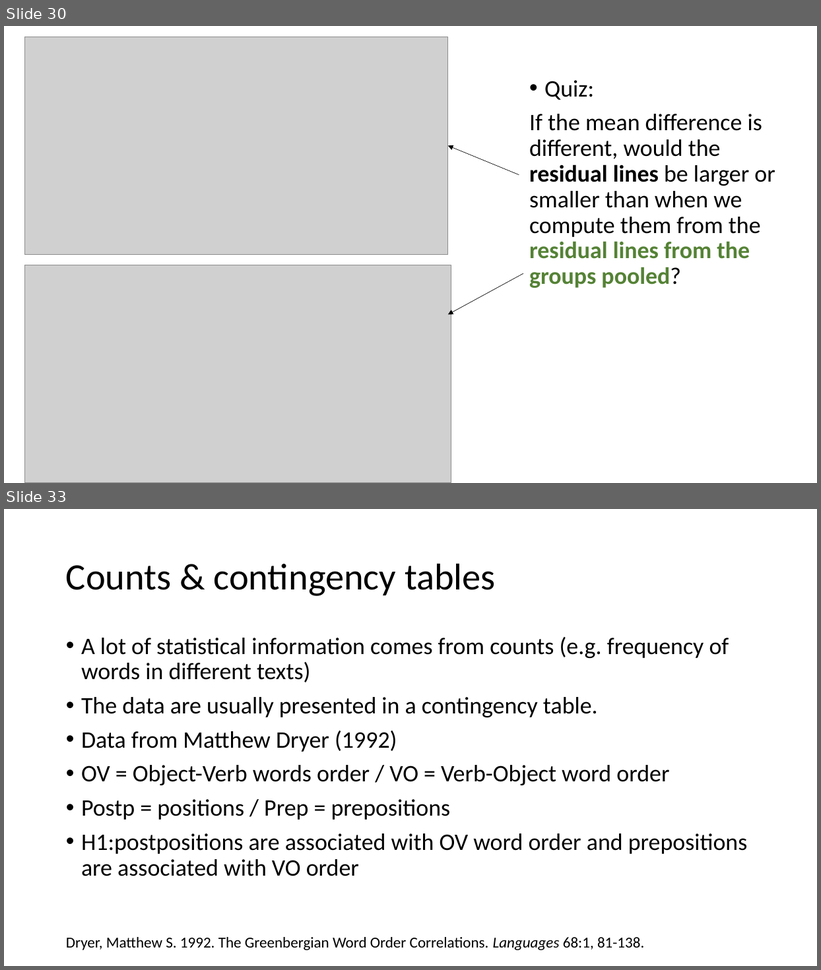
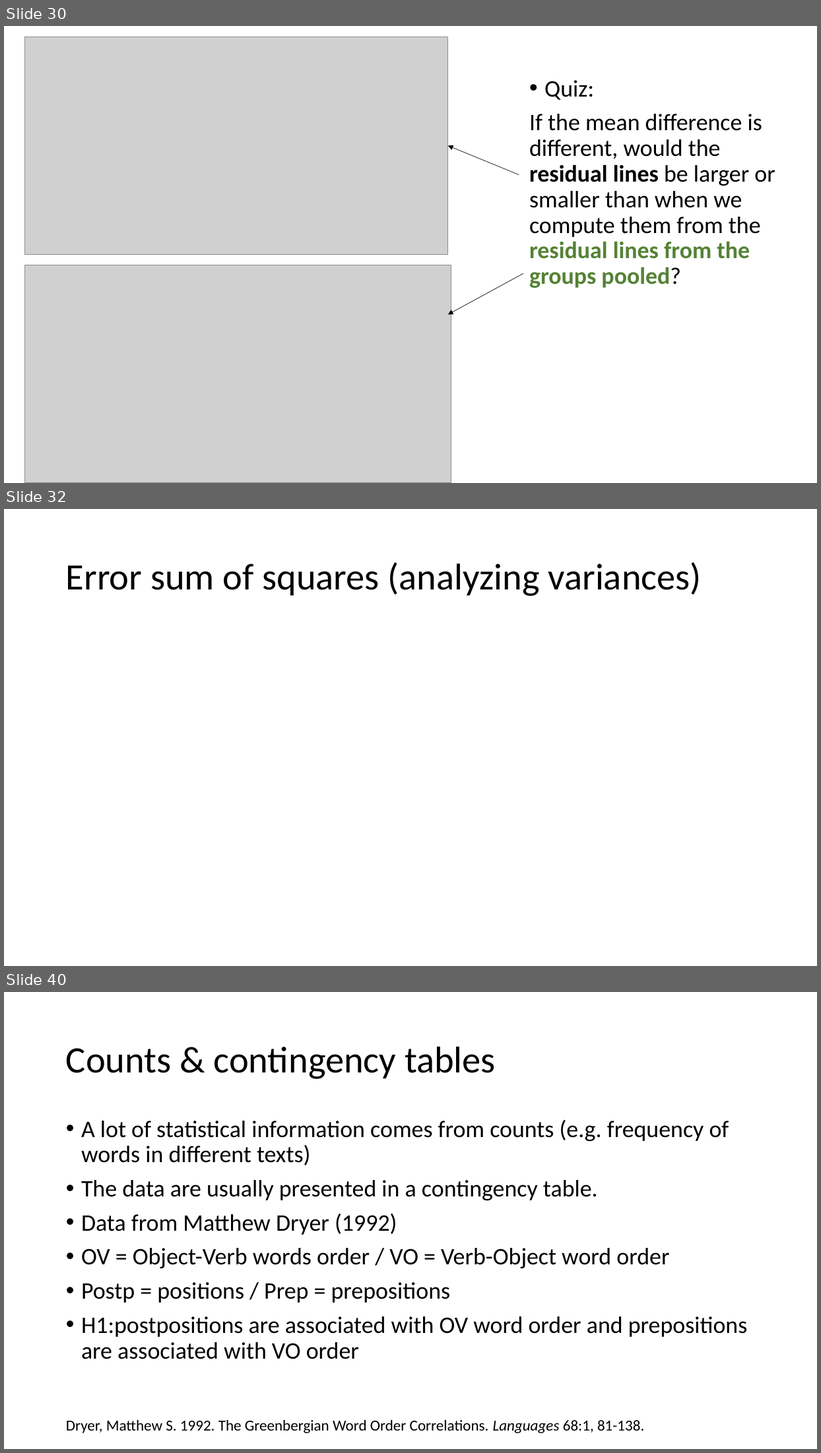
Before and after one commit to ajrtallman/StatisticsinLinguistics_FSU_2023_2024, a slide deck: 02_slides/Statistics for linguists 2023-11-29.pptx. Shown one above the other, each under a label of ours: slides 30 and 33 before the commit, slides 30, 32 and 40 after it; the slides between them are not shown. The pictures are 821x970 and 821x1453 pixels, drawn with LibreOffice and Linux fonts; fonts in the diff are those of the drawing; grey boxes stand for pictures. Boxes give left, top, right and bottom in pixels: in the first picture for what was removed or moved away, otherwise in the second. Text is boxed around its words. In the diff, an @@ line names an element or a change of style, - is before the commit and + after.

```diff
--- a/02_slides/Statistics for linguists 2023-11-29.pptx
+++ b/02_slides/Statistics for linguists 2023-11-29.pptx
@@ slide 32 added at box(4, 509, 817, 966), background #FFFFFF @@
@@ title added at box(66, 562, 702, 596), 44 pt, text #000000 @@
+Error sum of squares (analyzing variances)
@@ what was slide 33 is now slide 40 @@
```
Also in this commit, not shown: 16 slides changed, 7 other slides added, 1 slide removed, 29 other files.
